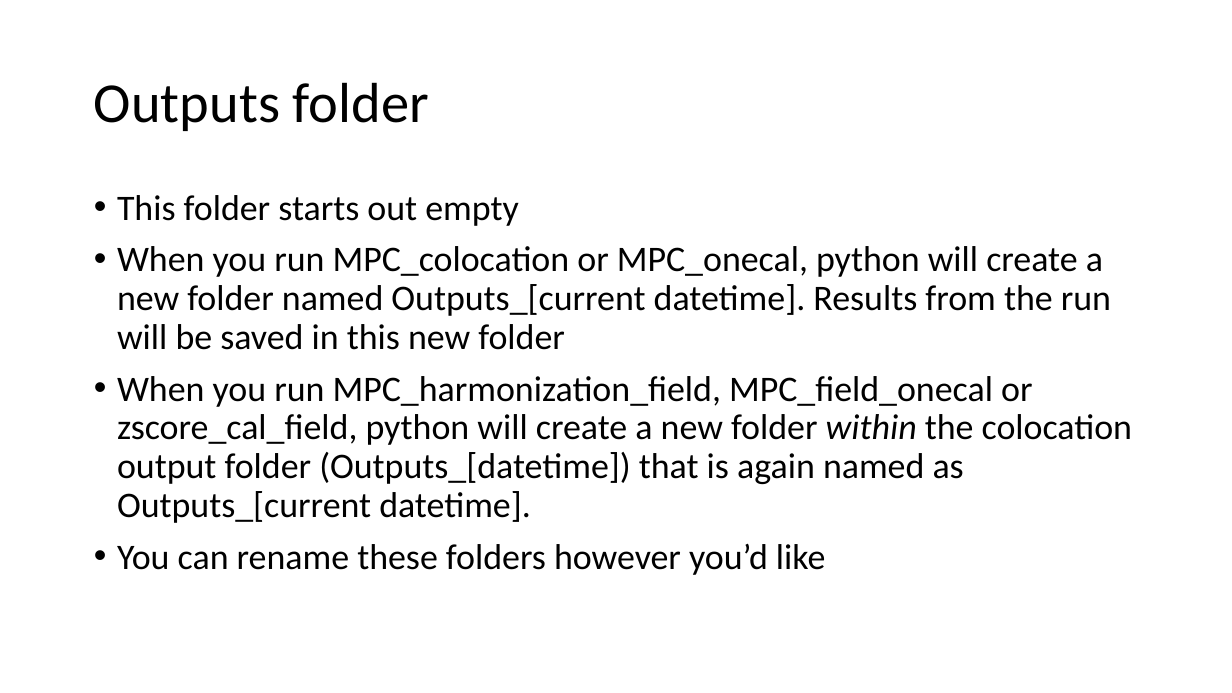
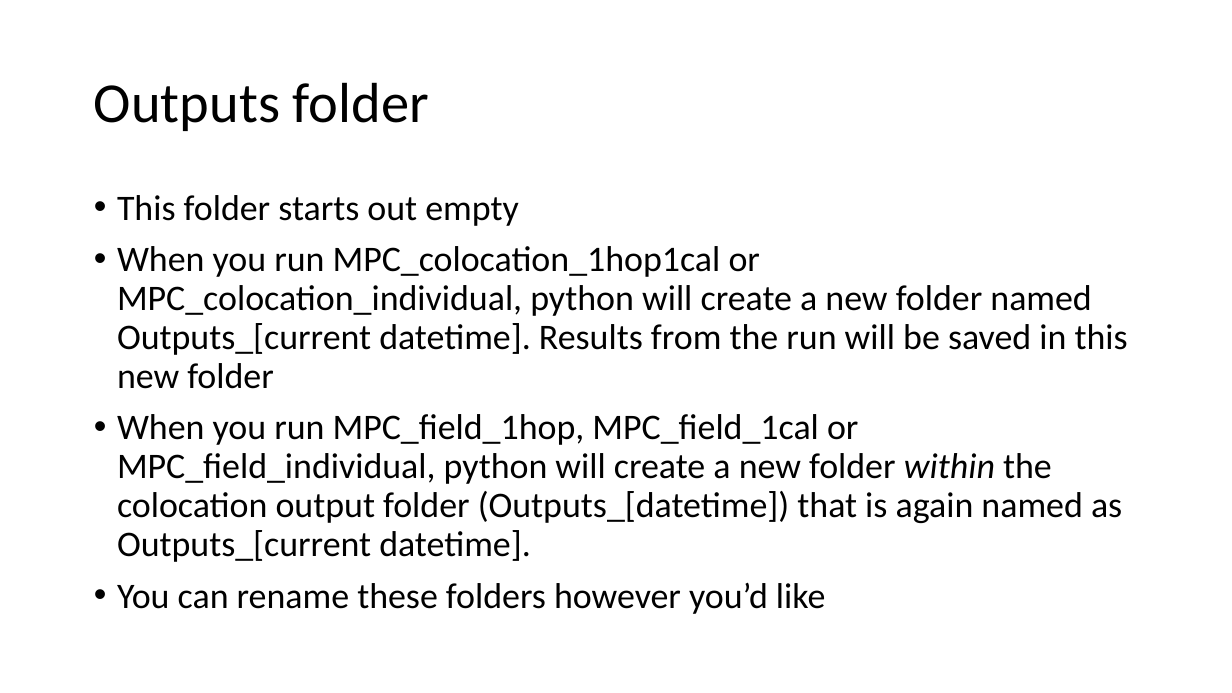
Before and after one commit to cafr1977/MPC_python, a slide deck: slide 37 of Python MPC updated.pptx. Drawn at 1232x693 pixels with LibreOffice and Linux fonts; fonts in the diff are those of the drawing. Boxes give left, top, right and bottom in pixels: in the first picture for what was removed or moved away, otherwise in the second. Text is boxed around its words. In the diff, an @@ line names an element or a change of style, - is before the commit and + after.

```diff
--- a/Python MPC updated.pptx
+++ b/Python MPC updated.pptx
@@ text at (117, 246, 1128, 562): text changed @@
-• When you run MPC_colocation or MPC_onecal, python will create a new folder named Outputs_[current datetime]. Results from the run will be saved in this new folder
-• When you run MPC_harmonization_field, MPC_field_onecal or zscore_cal_field, python will create a new folder within the colocation output folder (Outputs_[datetime]) that is again named as Outputs_[current datetime].
+• When you run MPC_colocation_1hop1cal or MPC_colocation_individual, python will create a new folder named Outputs_[current datetime]. Results from the run will be saved in this new folder
+• When you run MPC_field_1hop, MPC_field_1cal or MPC_field_individual, python will create a new folder within the colocation output folder (Outputs_[datetime]) that is again named as Outputs_[current datetime].
```
Also in this commit, not shown: 19 other slides changed, 8 other files.
